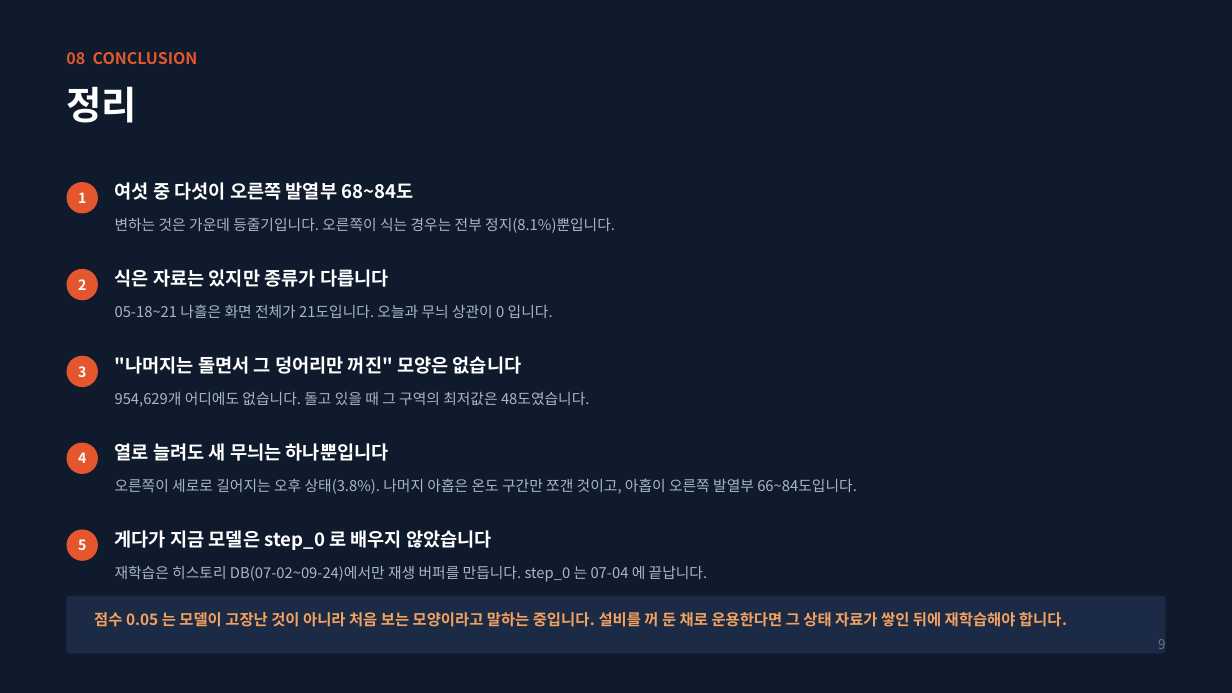
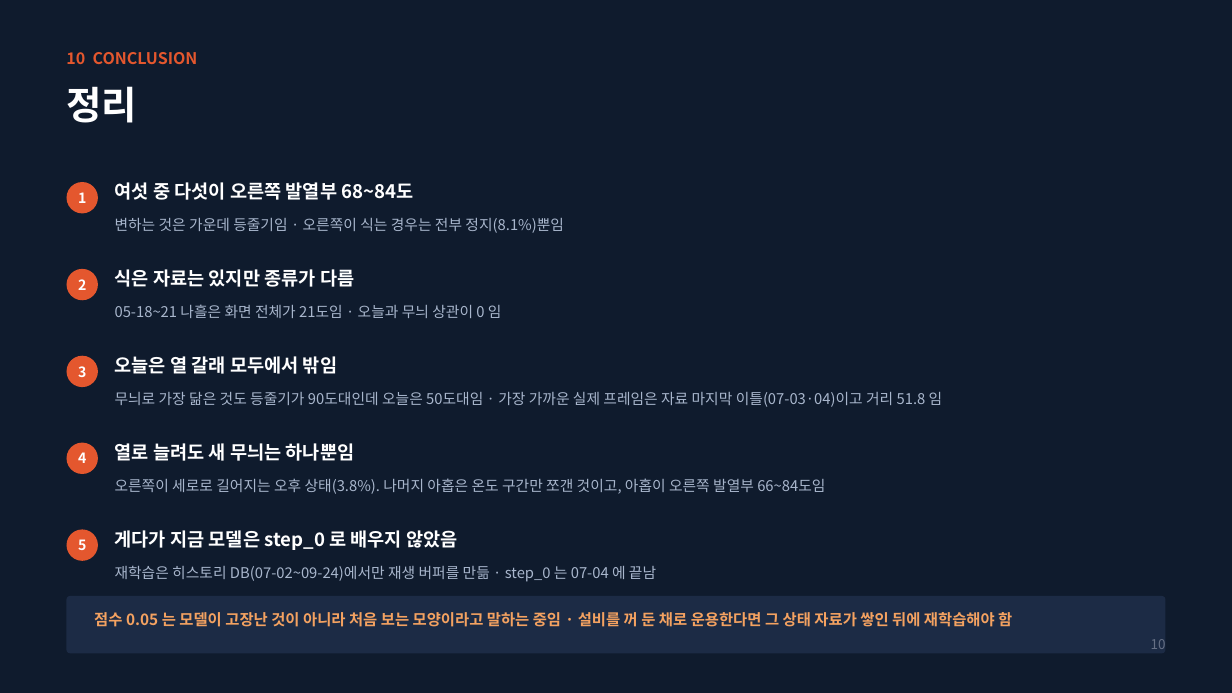
Before and after one commit to oskwon65/MultiModal_FireCam, a slide deck: slide 11 of cj_busan_1_열패턴_비교.pptx (slide 10 before the commit). Drawn at 1232x693 pixels with LibreOffice and Linux fonts; fonts in the diff are those of the drawing. Boxes give left, top, right and bottom in pixels: in the first picture for what was removed or moved away, otherwise in the second. Text is boxed around its words. In the diff, an @@ line names an element or a change of style, - is before the commit and + after.

```diff
--- a/cj_busan_1_열패턴_비교.pptx
+++ b/cj_busan_1_열패턴_비교.pptx
@@ text at (66, 52, 198, 64): text changed @@
-08 CONCLUSION
+10 CONCLUSION
@@ text at (115, 218, 564, 233): text changed @@
-변하는 것은 가운데 등줄기입니다. 오른쪽이 식는 경우는 전부 정지(8.1%)뿐입니다.
+변하는 것은 가운데 등줄기임 · 오른쪽이 식는 경우는 전부 정지(8.1%)뿐임
@@ text at (115, 269, 354, 287): text changed @@
-식은 자료는 있지만 종류가 다릅니다
+식은 자료는 있지만 종류가 다름
@@ text at (115, 304, 502, 318): text changed @@
-05-18~21 나흘은 화면 전체가 21도입니다. 오늘과 무늬 상관이 0 입니다.
+05-18~21 나흘은 화면 전체가 21도임 · 오늘과 무늬 상관이 0 임
@@ text at (115, 356, 337, 374): text changed @@
-"나머지는 돌면서 그 덩어리만 꺼진" 모양은 없습니다
+오늘은 열 갈래 모두에서 밖임
@@ text at (115, 392, 943, 407): text changed @@
-954,629개 어디에도 없습니다. 돌고 있을 때 그 구역의 최저값은 48도였습니다.
+무늬로 가장 닮은 것도 등줄기가 90도대인데 오늘은 50도대임 · 가장 가까운 실제 프레임은 자료 마지막 이틀(07-03·04)이고 거리 51.8 임
@@ text at (115, 443, 355, 461): text changed @@
-열로 늘려도 새 무늬는 하나뿐입니다
+열로 늘려도 새 무늬는 하나뿐임
@@ text at (115, 478, 825, 494): text changed @@
-오른쪽이 세로로 길어지는 오후 상태(3.8%). 나머지 아홉은 온도 구간만 쪼갠 것이고, 아홉이 오른쪽 발열부 66~84도입니다.
+오른쪽이 세로로 길어지는 오후 상태(3.8%). 나머지 아홉은 온도 구간만 쪼갠 것이고, 아홉이 오른쪽 발열부 66~84도임
@@ text at (115, 530, 457, 550): text changed @@
-게다가 지금 모델은 step_0 로 배우지 않았습니다
+게다가 지금 모델은 step_0 로 배우지 않았음
@@ text at (115, 566, 656, 582): text changed @@
-재학습은 히스토리 DB(07-02~09-24)에서만 재생 버퍼를 만듭니다. step_0 는 07-04 에 끝납니다.
+재학습은 히스토리 DB(07-02~09-24)에서만 재생 버퍼를 만듦 · step_0 는 07-04 에 끝남
@@ text at (94, 612, 1012, 627): text changed @@
-점수 0.05 는 모델이 고장난 것이 아니라 처음 보는 모양이라고 말하는 중입니다. 설비를 꺼 둔 채로 운용한다면 그 상태 자료가 쌓인 뒤에 재학습해야 합니다.
+점수 0.05 는 모델이 고장난 것이 아니라 처음 보는 모양이라고 말하는 중임 · 설비를 꺼 둔 채로 운용한다면 그 상태 자료가 쌓인 뒤에 재학습해야 함
@@ text at (1151, 639, 1166, 649): text changed @@
-9
+10
```
Also in this commit, not shown: 7 other slides changed, 2 slides added, 1 slide removed, 50 other files.
